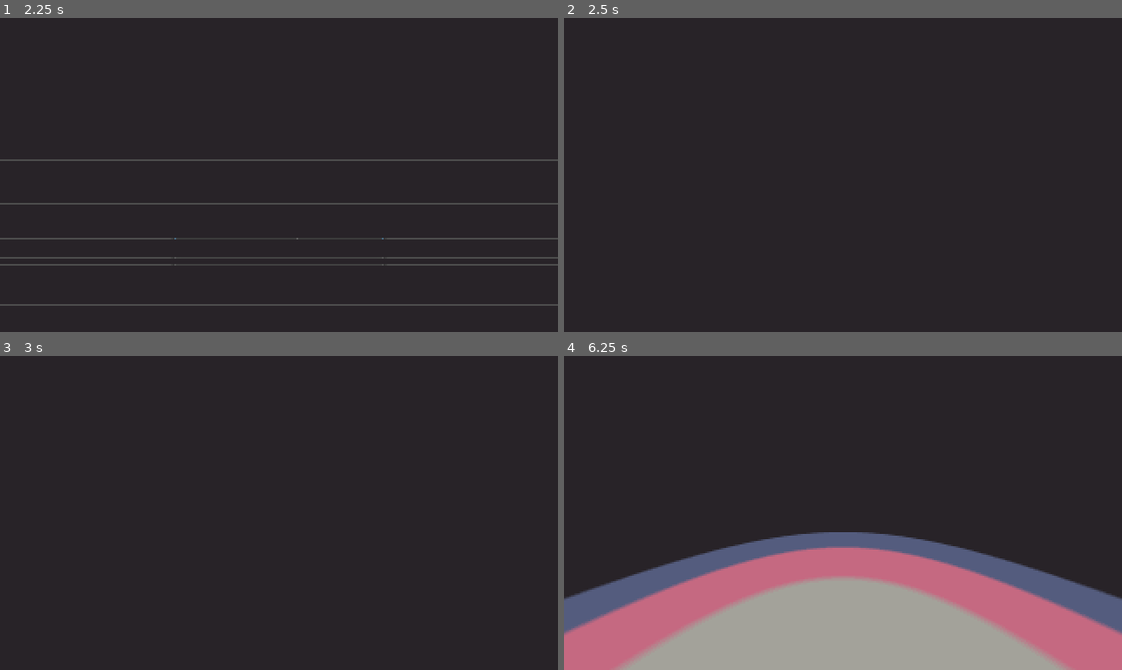
Above: before the commit, frames 1-4 (two rows, left to right).
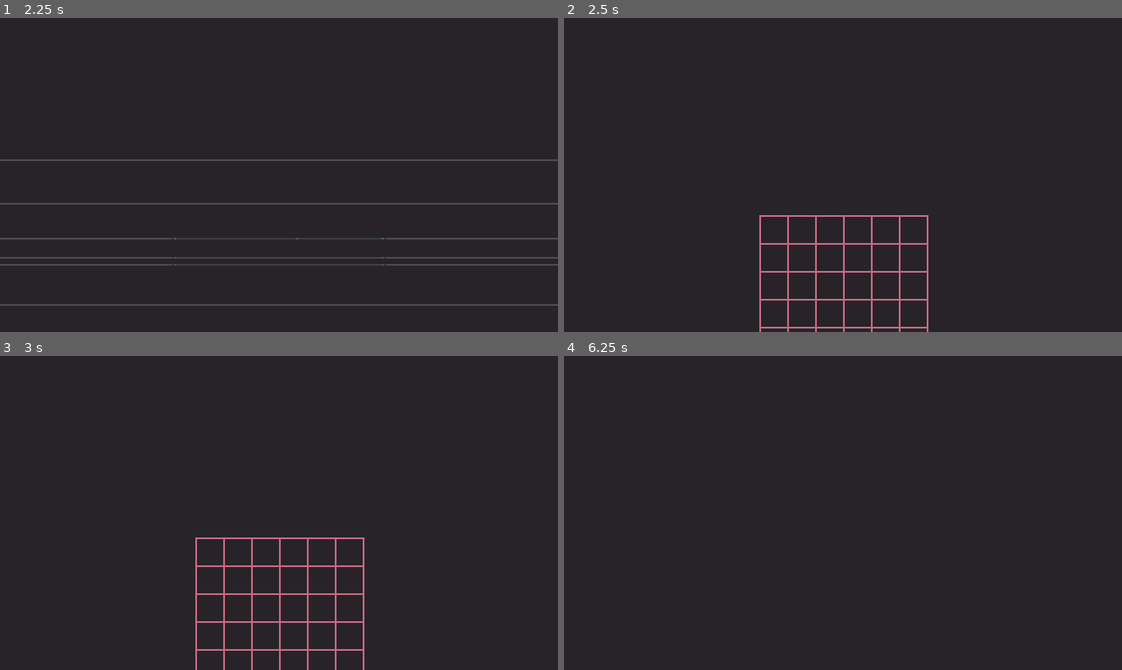
Above: after the commit, the same moments.

Repository: Kapendev/monologos
Game: Godot game, scene res://src/Main.tscn
Two runs of this game, one before a commit and one after it. Both use one fixed random seed, a clock stepped at 60 frames per second and the inputs below.
Inputs:
- Up to frame 1 (2.25 s): tap Enter (ui_accept) at 0.5, 2.1 s; hold Right (ui_right) 0.53-1.25 s; hold Enter (ui_accept) 0.53-1.25 s; click "Play" at 1.25 s; hold Left (ui_left) from 2.03 s (still down)
- Up to frame 2 (2.5 s): keep holding Left (ui_left); tap Enter (ui_accept) at 2.27 s
- Up to frame 3 (3 s): tap Enter (ui_accept) at 2.57 s; release Left (ui_left) at 2.78 s; hold Right (ui_right) from 2.78 s (still down); hold Enter (ui_accept) from 2.78 s (still down)
- Up to frame 4 (6.25 s): release Right (ui_right) at 3.53 s; release Enter (ui_accept) at 3.53 s; hold Up (ui_up) 3.53-4.28 s; tap Enter (ui_accept) at 3.6, 3.77, 4.07, 5.1, 5.27, 5.57 s; hold Enter (ui_accept) 4.28-5.03 s; hold Left (ui_left) from 4.28 s (still down); hold Enter (ui_accept) from 5.78 s (still down)

Frame 1 is identical in both runs. In frame 2, 1.6% of the frame differs, in the area x 35-66%, y 62-100%; in frame 3, 1.7%; in frame 4, 36%, in the area x 0-100%, y 56-100%.

Commit message:
better gamelevel structure

Diff:
--- a/project.godot
+++ b/project.godot
@@ -26,7 +26,7 @@
 
 window/size/width=320
 window/size/height=180
-window/size/test_width=1280
+window/size/test_width=1480
 window/size/test_height=720
 window/stretch/mode="viewport"
 window/stretch/aspect="expand"
--- a/src/gameplay/GameLevel.gd
+++ b/src/gameplay/GameLevel.gd
@@ -1,11 +1,22 @@
 extends Node
 
+var show_time := 0.5
+var start_show_time := 3.0
 onready var game_map := $GameMap
+onready var map := $Map
+
+func _ready():
+	game_map.show_map(start_show_time)
 
 func _input(event) -> void:
-	if event.is_action_pressed("ui_up"):
-		game_map.move()
-	if event.is_action_pressed("ui_left"):
-		game_map.spin_left()
-	if event.is_action_pressed("ui_right"):
-		game_map.spin_right()
+	if game_map.is_map_visible():
+		if event.is_action_pressed("ui_up"):
+			game_map.move()
+		if event.is_action_pressed("ui_left"):
+			game_map.spin_left()
+		if event.is_action_pressed("ui_right"):
+			game_map.spin_right()
+	if event.is_action_pressed("ui_accept"):
+		var is_map_visible: bool = game_map.is_map_visible()
+		game_map.set_map_visibility(not is_map_visible, show_time)
+		map.set_map_visibility(is_map_visible, show_time)
--- a/src/gameplay/GameLevel.tscn
+++ b/src/gameplay/GameLevel.tscn
@@ -1,5 +1,6 @@
-[gd_scene load_steps=3 format=2]
+[gd_scene load_steps=4 format=2]
 
+[ext_resource path="res://src/ui/Map.tscn" type="PackedScene" id=1]
 [ext_resource path="res://src/gameplay/GameMap.tscn" type="PackedScene" id=2]
 [ext_resource path="res://src/gameplay/GameLevel.gd" type="Script" id=4]
 
@@ -7,3 +8,8 @@
 script = ExtResource( 4 )
 
 [node name="GameMap" parent="." instance=ExtResource( 2 )]
+
+[node name="Map" parent="." instance=ExtResource( 1 )]
+margin_top = 150.0
+width = 6
+height = 6
--- a/src/gameplay/GameMap.gd
+++ b/src/gameplay/GameMap.gd
@@ -1,46 +1,76 @@
 extends Spatial
 
-const MOVE_VALUE := Vector3(0, 0, -1.1)
-const SPIN_VALUE := Vector3(0, PI / 2.0, 0)
+const MOVE_VALUE := Vector3(0.0, 0.0, -1.1)
+const SPIN_VALUE := Vector3(0.0, PI / 2.0, 0.0)
 
 var move_time := 0.3
 var spin_time := 0.3
-var noise_time := 3
 
 onready var tween: Tween = $Tween
 onready var camera: Camera = $Camera
-onready var noise: Sprite3D = $Noise
-onready var target = $Camera/Target
+onready var noise: Sprite3D = $Camera/Noise
+onready var target: Sprite3D = $Camera/Target
 onready var camera_start_translation: Vector3 = camera.translation
 
 func _ready() -> void:
+	tween.connect("tween_all_completed", self, "on_tween_all_completed")
 	noise.show()
-	tween.connect("tween_all_completed", self, "on_tween_all_completed")
+
+func show_map(time: float) -> void:
+	if not tween.is_active():
+		noise.show()
+		tween.interpolate_property(
+			noise, "opacity", 1.0, 0.0, time, Tween.TRANS_SINE
+		)
+		tween.start()
+
+func hide_map(time: float) -> void:
+	if not tween.is_active():
+		noise.show()
+		tween.interpolate_property(
+			noise, "opacity", 0.0, 1.0, time, Tween.TRANS_SINE
+		)
+		tween.start()
+
+func set_map_visibility(value: bool, time: float) -> void:
+	if value:
+		show_map(time)
+	else:
+		hide_map(time)
+
+func is_map_visible() -> bool:
+	return not noise.visible
+
+func tweeen(prop: String, value: Vector3, time: float) -> void:
 	tween.interpolate_property(
-		noise, "opacity", 1.0, 0.0, noise_time, Tween.TRANS_SINE
+		target, "translation",
+		target.translation.normalized() * 10.0, target.translation,
+		move_time, Tween.TRANS_SINE
 	)
-	tween.start()
-
-func tweeen(node: Node, prop: String, value: Vector3, time: float) -> void:
-	tween.interpolate_property(node, prop, node.get(prop), value, time, Tween.TRANS_SINE)
+	tween.interpolate_property(
+		camera, prop,
+		camera.get(prop), value,
+		time, Tween.TRANS_SINE
+	)
 	tween.start()
 
 func move() -> void:
 	if not tween.is_active():
-		tween.interpolate_property(
-			target, "translation", target.translation.normalized() * 10, target.translation, move_time, Tween.TRANS_SINE
+		tweeen(
+			"translation",
+			camera.translation + MOVE_VALUE.rotated(Vector3.UP, camera.rotation.y),
+			move_time
 		)
-		tweeen(camera, "translation", camera.translation + MOVE_VALUE.rotated(Vector3.UP, camera.rotation.y), move_time)
 
 func spin_left() -> void:
 	if not tween.is_active():
-		tweeen(camera, "rotation", camera.rotation + SPIN_VALUE, spin_time)
+		tweeen("rotation", camera.rotation + SPIN_VALUE, spin_time)
 
 func spin_right() -> void:
 	if not tween.is_active():
-		tweeen(camera, "rotation", camera.rotation - SPIN_VALUE, spin_time)
+		tweeen("rotation", camera.rotation - SPIN_VALUE, spin_time)
 
 func on_tween_all_completed() -> void:
 	camera.translation = camera_start_translation
-	if noise.visible:
+	if noise.opacity == 0.0:
 		noise.hide()
--- a/src/gameplay/GameMap.tscn
+++ b/src/gameplay/GameMap.tscn
@@ -46,8 +46,20 @@
 mesh = SubResource( 1 )
 material/0 = SubResource( 2 )
 
-[node name="Noise" type="Sprite3D" parent="."]
-transform = Transform( 1, 0, 0, 0, 1, 0, 0, 0, 1, 0, 2, -1.2 )
+[node name="Camera" type="Camera" parent="."]
+transform = Transform( 1, 0, 0, 0, 0.965926, 0.258819, 0, -0.258819, 0.965926, 0, 2, 0 )
+fov = 90.0
+far = 50.0
+
+[node name="Target" type="Sprite3D" parent="Camera"]
+transform = Transform( 1, 0, 0, 0, 1, 0, 0, 0, 1, 0, 0.517638, -1.93185 )
+pixel_size = 0.05
+billboard = 1
+shaded = true
+double_sided = false
+
+[node name="Noise" type="Sprite3D" parent="Camera"]
+transform = Transform( 1, 0, 0, 0, 0.965926, -0.258819, 0, 0.258819, 0.965926, 0, 0.310583, -1.15911 )
 visible = false
 modulate = Color( 0.352941, 0.352941, 0.352941, 1 )
 pixel_size = 0.15
@@ -55,19 +67,12 @@
 shaded = true
 texture = ExtResource( 5 )
 
-[node name="Camera" type="Camera" parent="."]
-transform = Transform( 1, 0, 0, 0, 0.965926, 0.258819, 0, -0.258819, 0.965926, 0, 2, 0 )
-fov = 90.0
-
-[node name="Target" type="Spatial" parent="Camera"]
-transform = Transform( 1, 0, 0, 0, 1, 0, 0, 0, 1, 0, 0.776457, -2.89778 )
-
-[node name="WorldEnvironment" type="WorldEnvironment" parent="."]
-environment = ExtResource( 3 )
-
 [node name="ColorRect" type="ColorRect" parent="."]
 material = SubResource( 5 )
 anchor_right = 1.0
 anchor_bottom = 1.0
 
 [node name="Tween" type="Tween" parent="."]
+
+[node name="WorldEnvironment" type="WorldEnvironment" parent="."]
+environment = ExtResource( 3 )
--- a/src/ui/Map.gd
+++ b/src/ui/Map.gd
@@ -2,12 +2,18 @@
 extends Control
 
 const lib := preload("res://src/Lib.gd")
-const CELL_SIZE := Vector2(16, 16)
+const CELL_SIZE := Vector2(16.0, 16.0)
 const ACTOR_SIZE := 4
+const MAP_OFFSET := 200
 
 export(int, 1, 50) var width := 1 setget set_width
 export(int, 1, 50) var height := 1 setget set_height
 var grid := lib.new_grid(Vector2(width, height))
+onready var tween: Tween = $Tween
+
+func _ready():
+	if not Engine.editor_hint:
+		tween.connect("tween_all_completed", self, "on_tween_all_completed")
 
 func _draw() -> void:
 	# Draw the grid.
@@ -22,6 +28,33 @@
 	for wall in grid.walls:
 		if grid.is_inside(wall):
 			draw_wall(wall)
+
+func show_map(time: float) -> void:
+	if not tween.is_active():
+		var viewport_height = get_viewport_rect().size.y
+		show()
+		tween.interpolate_property(
+			self, "margin_top", viewport_height, 0.0, time, Tween.TRANS_SINE
+		)
+		tween.start()
+
+func hide_map(time: float) -> void:
+	if not tween.is_active():
+		var viewport_height = get_viewport_rect().size.y
+		show()
+		tween.interpolate_property(
+			self, "margin_top", 0.0, viewport_height, time, Tween.TRANS_SINE
+		)
+		tween.start()
+
+func set_map_visibility(value: bool, time: float) -> void:
+	if value:
+		show_map(time)
+	else:
+		hide_map(time)
+
+func is_map_visible() -> bool:
+	return visible
 
 func x_offset() -> float:
 	return -CELL_SIZE.x * width / 2.0
@@ -38,23 +71,23 @@
 
 func draw_v_line(x: int, y: int) -> void:
 	draw_line(
-		Vector2(x_offset() + CELL_SIZE.x * x + 1, y_offset()),
-		Vector2(x_offset() + CELL_SIZE.x * x + 1, y_offset() + CELL_SIZE.y * y + 1),
+		Vector2(x_offset() + CELL_SIZE.x * x + 1.0, y_offset()),
+		Vector2(x_offset() + CELL_SIZE.x * x + 1.0, y_offset() + CELL_SIZE.y * y + 1.0),
 		lib.C3
 )
 
 func draw_wall(wall: Vector2) -> void:
 	draw_rect(
 		Rect2(
-			Vector2(x_offset(), y_offset()) + CELL_SIZE * wall + Vector2(1, 1),
-			CELL_SIZE - Vector2(1, 1)
+			Vector2(x_offset(), y_offset()) + CELL_SIZE * wall + Vector2(1.0, 1.0),
+			CELL_SIZE - Vector2(1.0, 1.0)
 		),
 		lib.C3
 	)
 
 func draw_actor(actor: Vector2) -> void:
 	draw_circle(
-		Vector2(x_offset(), y_offset()) + CELL_SIZE * actor + CELL_SIZE / 2,
+		Vector2(x_offset(), y_offset()) + CELL_SIZE * actor + CELL_SIZE / 2.0,
 		ACTOR_SIZE,
 		lib.C4
 	)
@@ -70,3 +103,7 @@
 	height = new
 	grid.size.y = height
 	update()
+
+func on_tween_all_completed() -> void:
+	var viewport_height = get_viewport_rect().size.y
+	set_visible(margin_top != viewport_height)
--- a/src/ui/Map.tscn
+++ b/src/ui/Map.tscn
@@ -8,3 +8,5 @@
 anchor_right = 0.5
 anchor_bottom = 0.5
 script = ExtResource( 1 )
+
+[node name="Tween" type="Tween" parent="."]
